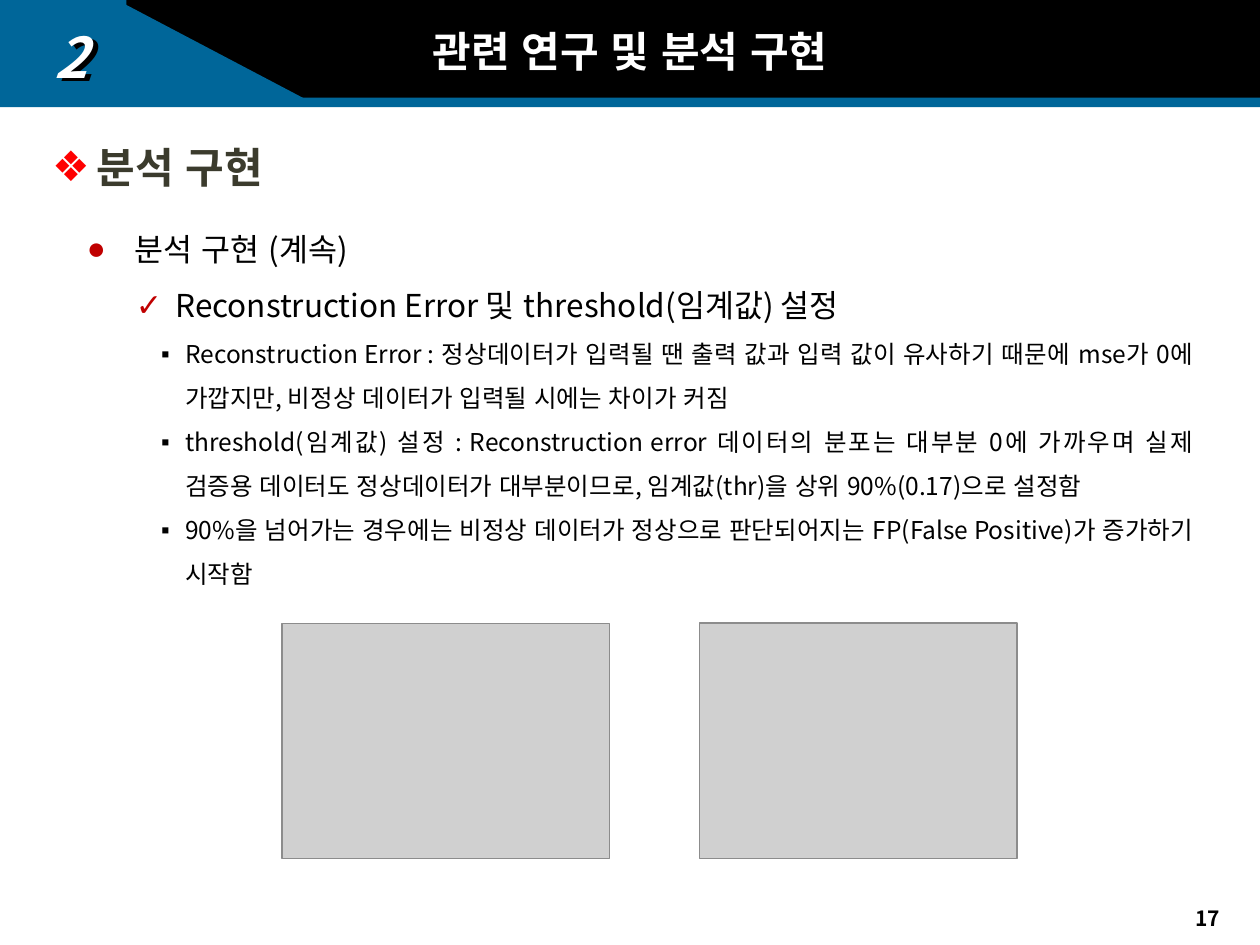
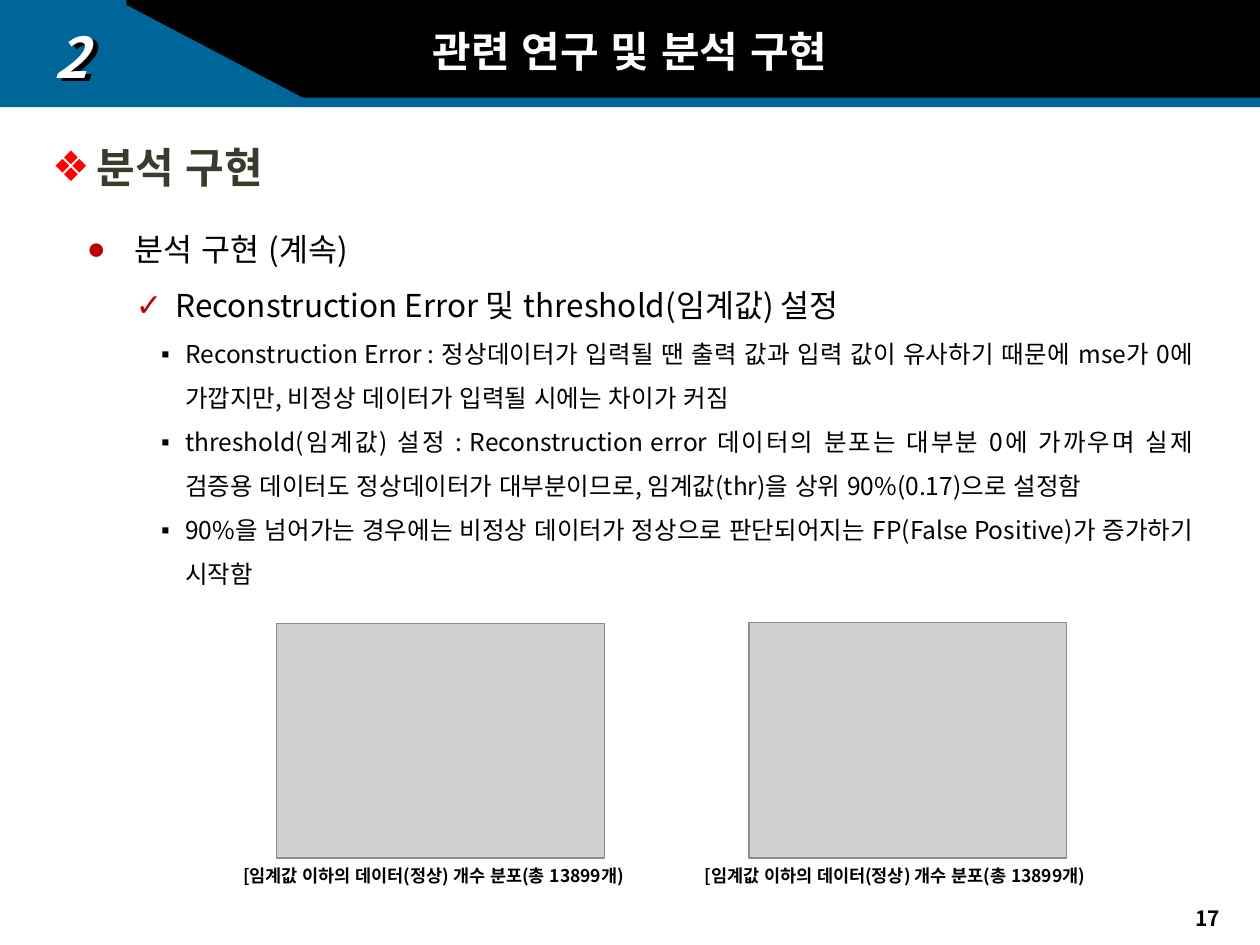
Before and after one commit to sakura09040904/Portfolio, a slide deck: slide 17 of 1. 1학년1학기/2. 머신러닝/과제/2-2. 공정데이터를 활용한 설비 오류 발생 예측 시스템_발표자료.pptx. Drawn at 1260x945 pixels with LibreOffice and Linux fonts; fonts in the diff are those of the drawing; grey boxes stand for pictures; background and template pictures are left out. Boxes give left, top, right and bottom in pixels: in the first picture for what was removed or moved away, otherwise in the second. Text is boxed around its words. In the diff, an @@ line names an element or a change of style, - is before the commit and + after.

```diff
--- a/1. 1학년1학기/2. 머신러닝/과제/2-2. 공정데이터를 활용한 설비 오류 발생 예측 시스템_발표자료.pptx
+++ b/1. 1학년1학기/2. 머신러닝/과제/2-2. 공정데이터를 활용한 설비 오류 발생 예측 시스템_발표자료.pptx
@@ picture moved from (x1=282, y1=624, x2=610, y2=858) to (x1=277, y1=624, x2=605, y2=858) @@
@@ picture moved from (x1=699, y1=622, x2=1017, y2=858) to (x1=748, y1=622, x2=1066, y2=858) @@
@@ text added at (x1=243, y1=867, x2=624, y2=886), 10 pt, text #000000, bold @@
+[임계값 이하의 데이터(정상) 개수 분포(총 13899개)
@@ text added at (x1=705, y1=867, x2=1085, y2=886), 10 pt, text #000000, bold @@
+[임계값 이하의 데이터(정상) 개수 분포(총 13899개)
```
Also in this commit, not shown: 1 other slide changed, 2 slides added, 7 other files.
